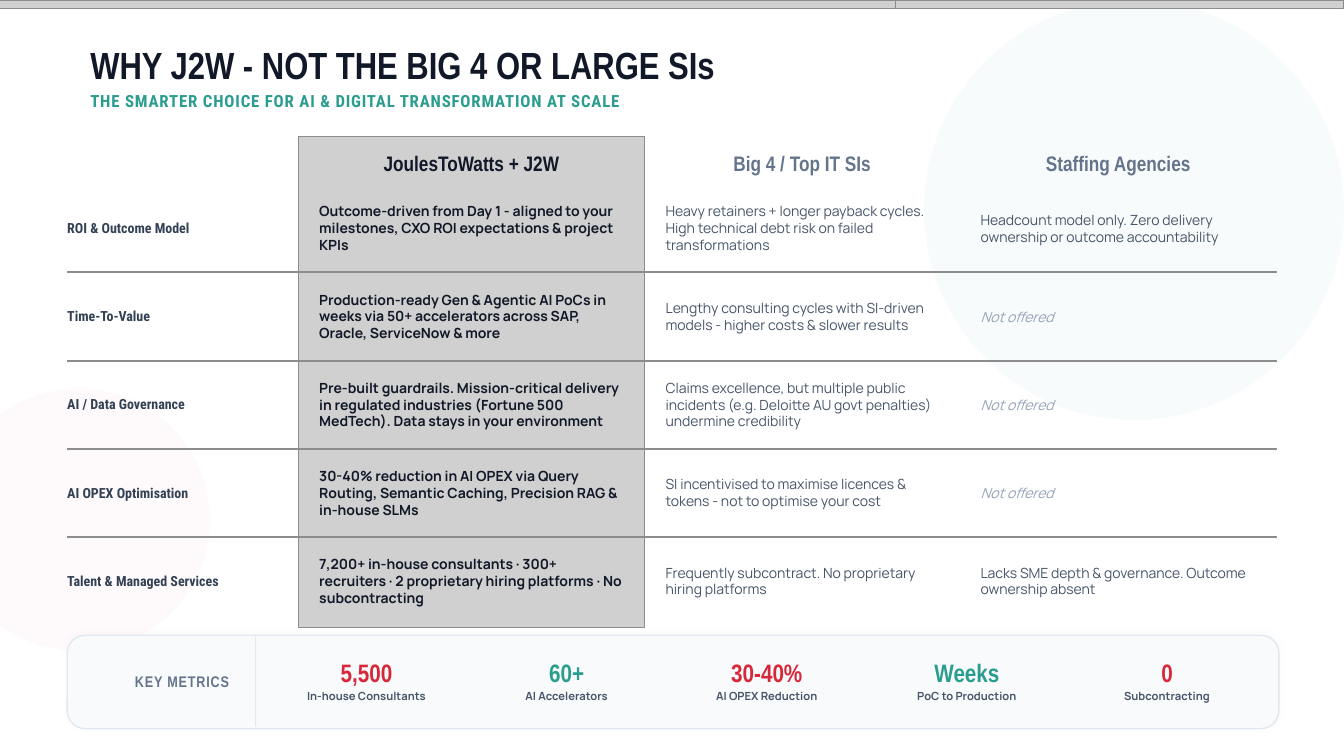
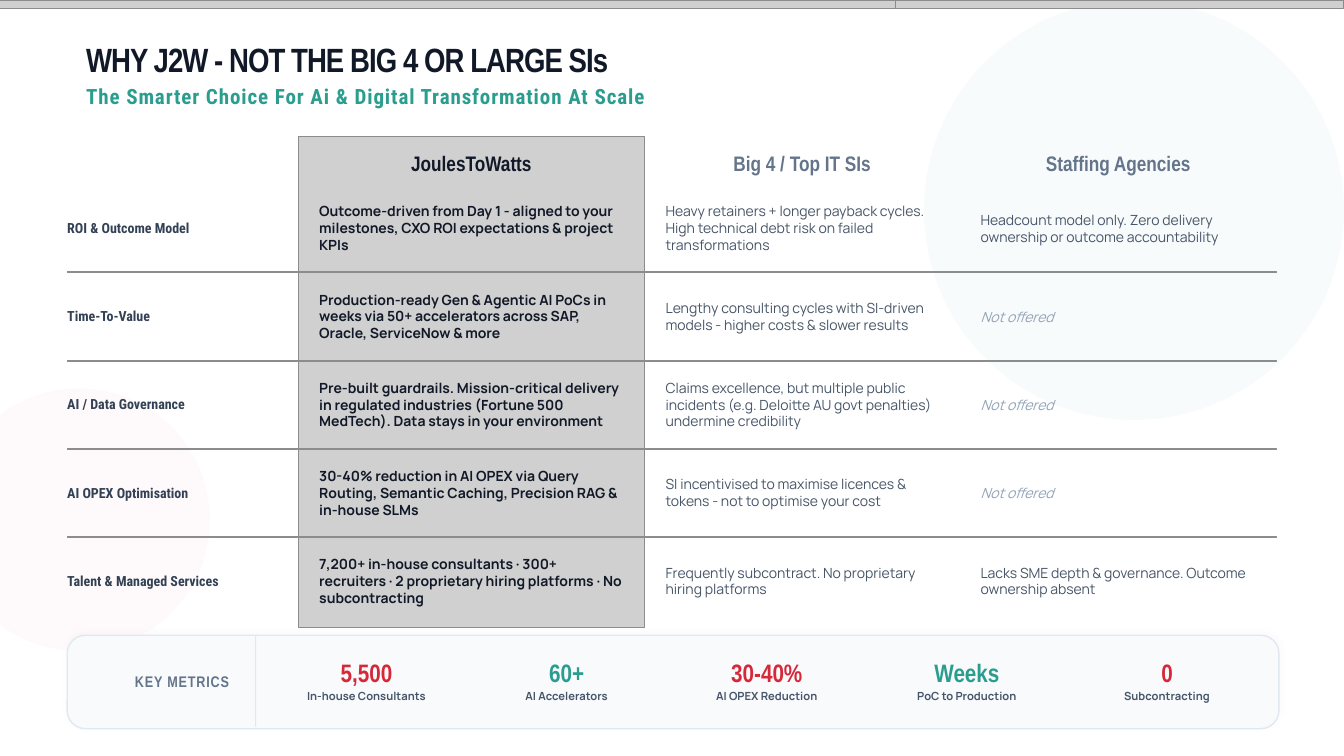
Before and after one commit to athu07/Deck-Engine, a slide deck: slide 20 of data/decks/WORKING_COPY_Master_Deck.pptx. Drawn at 1344x756 pixels with LibreOffice and Linux fonts; fonts in the diff are those of the drawing; grey boxes stand for pictures; background and template pictures are left out. Boxes give left, top, right and bottom in pixels: in the first picture for what was removed or moved away, otherwise in the second. Text is boxed around its words. In the diff, an @@ line names an element or a change of style, - is before the commit and + after.

```diff
--- a/data/decks/WORKING_COPY_Master_Deck.pptx
+++ b/data/decks/WORKING_COPY_Master_Deck.pptx
@@ text "WHY J2W - NOT THE ..." at [86, 48, 608, 73]: size 27 to 24 pt, letter spacing 0 to -0.7 pt @@
@@ text at [86, 88, 645, 109]: text changed; size 12 to 15 pt @@
-THE SMARTER CHOICE FOR AI & DIGITAL TRANSFORMATION AT SCALE
+The Smarter Choice For Ai & Digital Transformation At Scale
@@ text at [411, 155, 531, 171]: text changed @@
-JoulesToWatts + J2W
+JoulesToWatts
```
Also in this commit, not shown: 34 other slides changed, 16 slides added, 20 other files.
